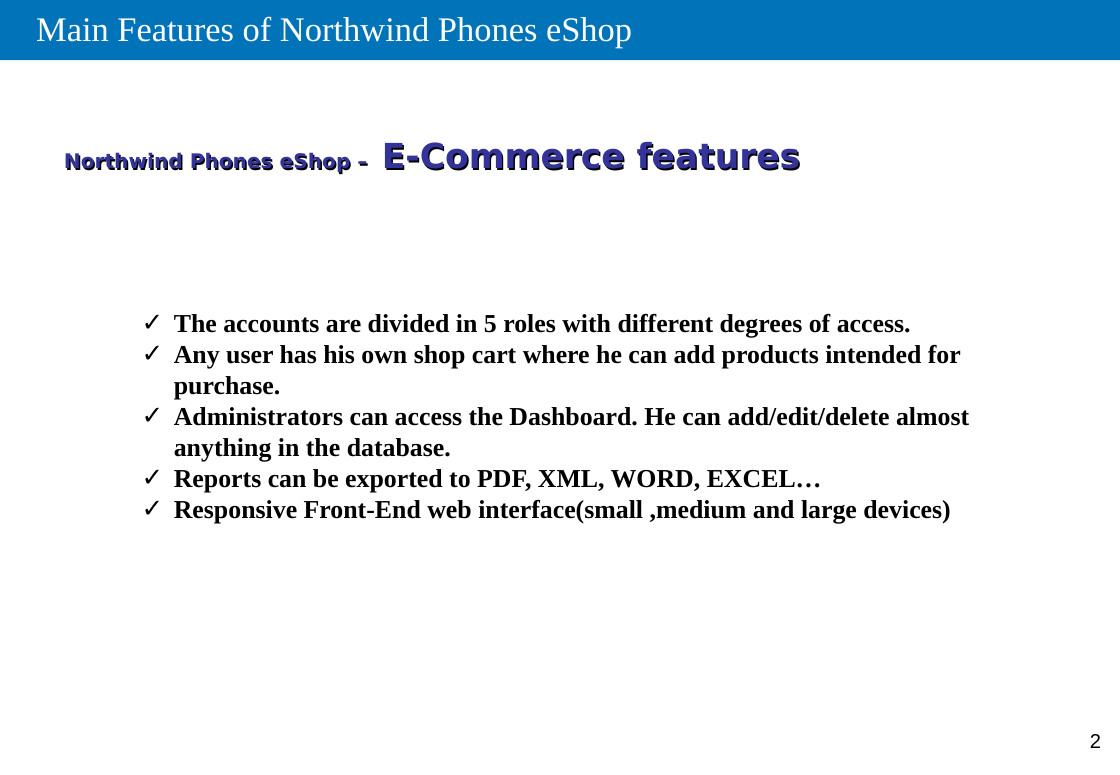
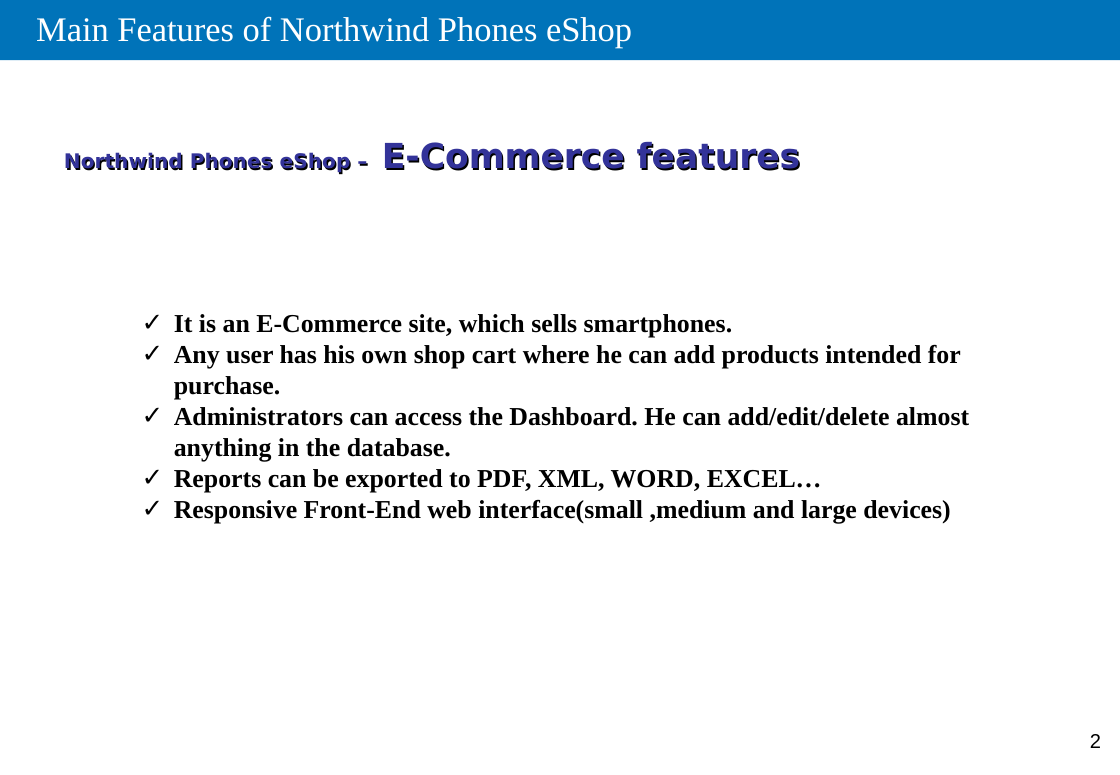
Before and after one commit to sorryb/Northwind, a slide deck: slide 2 of Documents/Application.Architecture.pptx. Drawn at 1120x775 pixels with LibreOffice and Linux fonts; fonts in the diff are those of the drawing. Boxes give left, top, right and bottom in pixels: in the first picture for what was removed or moved away, otherwise in the second. Text is boxed around its words. In the diff, an @@ line names an element or a change of style, - is before the commit and + after.

```diff
--- a/Documents/Application.Architecture.pptx
+++ b/Documents/Application.Architecture.pptx
@@ text at (174, 314, 733, 338): text changed @@
-  ✓ The accounts are divided in 5 roles with different degrees of access.
+  ✓ It is an E-Commerce site, which sells smartphones.
```
Also in this commit, not shown: 2 other slides changed, 3 slides added, 1 slide removed.
